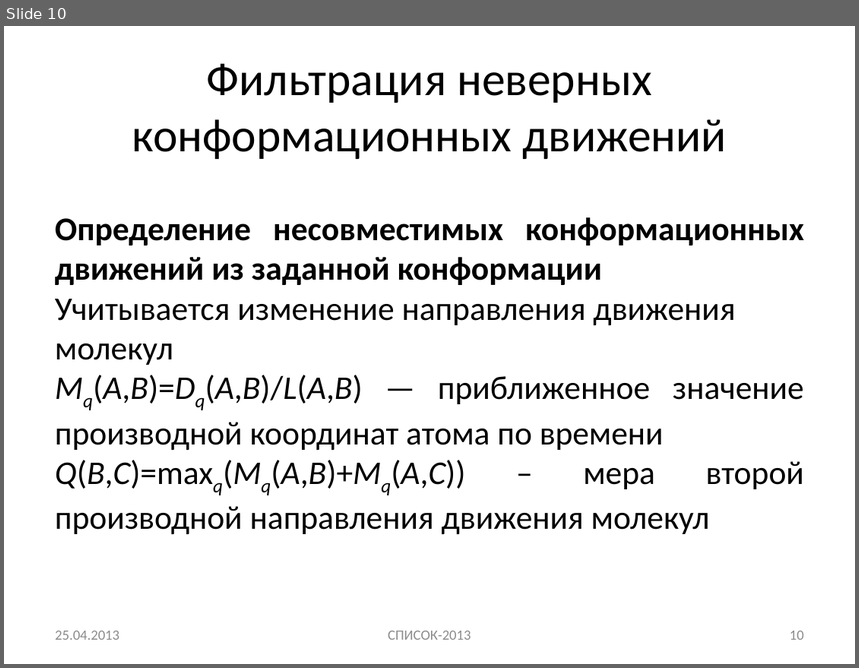
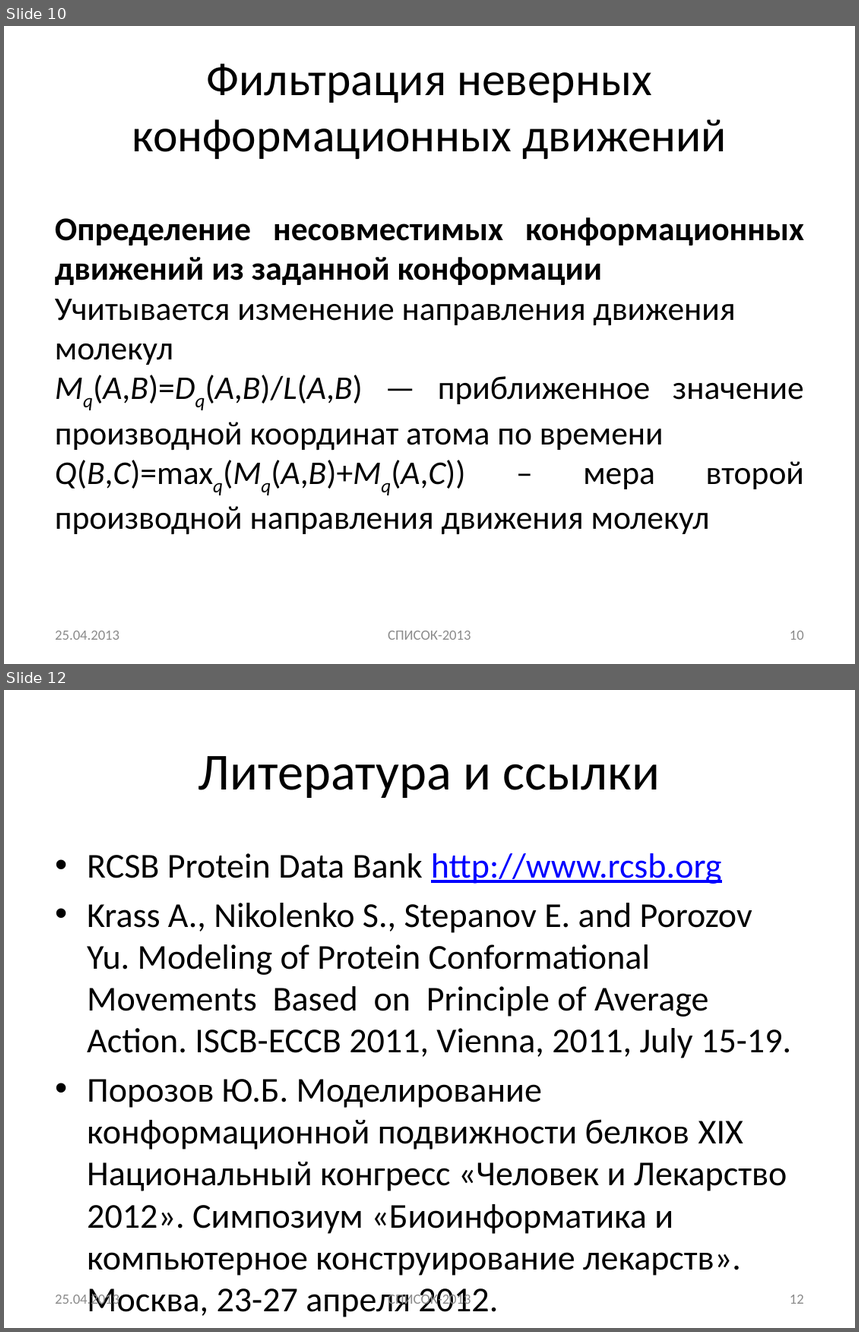
Before and after one commit to AndreyIfmo/protein-academic-research-spb, a slide deck: СПИСОК/Разработка алгоритмов для упорядочивания структур белков.pptx. Shown one above the other, each under a label of ours: slide 10 before the commit, slides 10 and 12 after it; the slides between them are not shown. The pictures are 859x668 and 859x1332 pixels, drawn with LibreOffice and Linux fonts; fonts in the diff are those of the drawing. Boxes give left, top, right and bottom in pixels: in the first picture for what was removed or moved away, otherwise in the second. Text is boxed around its words. In the diff, an @@ line names an element or a change of style, - is before the commit and + after.

Commit message:
edited СПИСОК

```diff
--- a/СПИСОК/Разработка алгоритмов для упорядочивания структур белков.pptx
+++ b/СПИСОК/Разработка алгоритмов для упорядочивания структур белков.pptx
@@ slide 12 added at (x1=4, y1=690, x2=855, y2=1328), background #FFFFFF @@
@@ title added at (x1=199, y1=756, x2=661, y2=798), 44 pt, text #000000 @@
+Литература и ссылки
@@ text added at (x1=87, y1=853, x2=791, y2=1276), 29.6 pt, text #000000 @@
+• RCSB Protein Data Bank http://www.rcsb.org
+• Krass A., Nikolenko S., Stepanov E. and Porozov Yu. Modeling of Protein Conformational Movements Based on Principle of Average Action. ISCB-ECCB 2011, Vienna, 2011, July 15-19.
+• Порозов Ю.Б. Моделирование конформационной подвижности белков XIX Национальный конгресс «Человек и Лекарство 2012». Симпозиум «Биоинформатика и компьютерное конструирование лекарств». Москва, 23-27 апреля 2012.
@@ text added at (x1=55, y1=1293, x2=120, y2=1309), 12 pt, text #8C8C8C @@
+25.04.2013
@@ text added at (x1=388, y1=1293, x2=471, y2=1309), 12 pt, text #8C8C8C @@
+СПИСОК-2013
@@ page number added at (x1=790, y1=1295, x2=804, y2=1304), 12 pt, text #8C8C8C @@
+12
```
Also in this commit, not shown: 1 other slide added.
